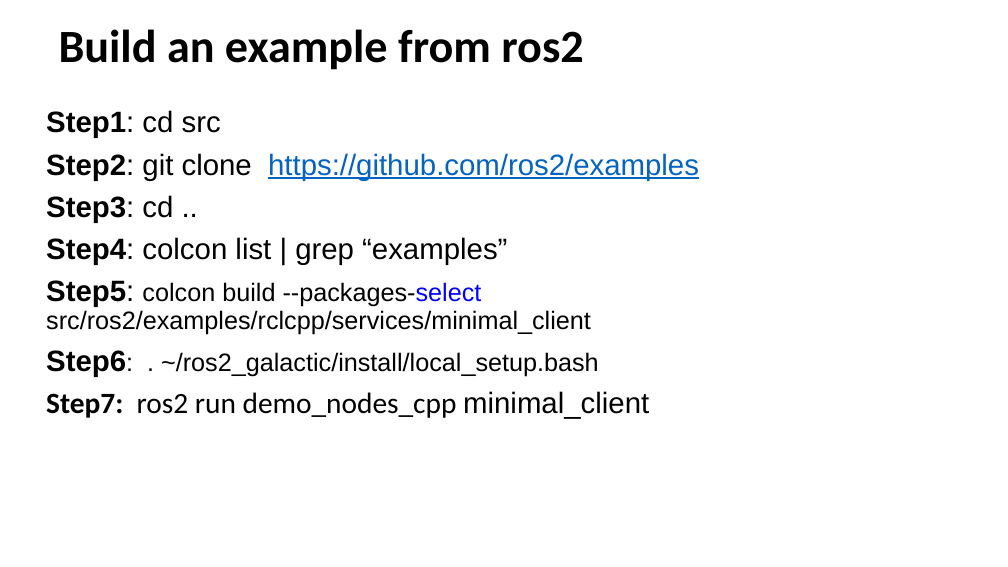
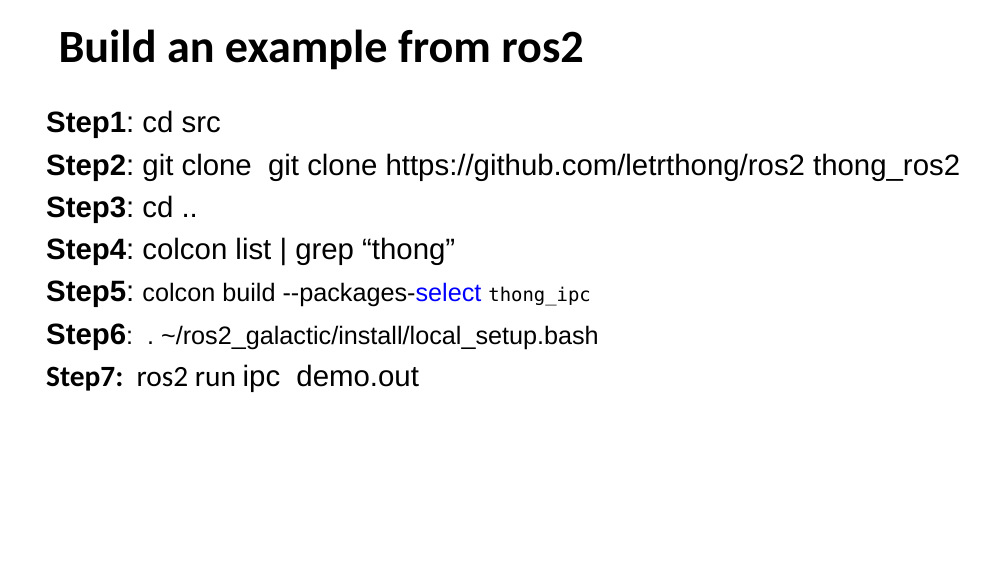
Before and after one commit to letrthong/ros2, a slide deck: slide 11 of ros2.pptx. Drawn at 1008x567 pixels with LibreOffice and Linux fonts; fonts in the diff are those of the drawing. Boxes give left, top, right and bottom in pixels: in the first picture for what was removed or moved away, otherwise in the second. Text is boxed around its words. In the diff, an @@ line names an element or a change of style, - is before the commit and + after.

Commit message:
build

```diff
--- a/ros2.pptx
+++ b/ros2.pptx
@@ text at [46, 153, 960, 180]: text changed; text colour #0563C1 to #000000 @@
-Step2: git clone https://github.com/ros2/examples
+Step2: git clone git clone https://github.com/letrthong/ros2 thong_ros2
@@ text at [46, 237, 590, 307]: text changed; size 24 to 28 pt @@
-Step4: colcon list | grep “examples”
-Step5: colcon build --packages-select src/ros2/examples/rclcpp/services/minimal_client
+Step4: colcon list | grep “thong”
+Step5: colcon build --packages-select thong_ipc
@@ text at [46, 364, 418, 392]: text changed @@
-Step7: ros2 run demo_nodes_cpp minimal_client
+Step7: ros2 run ipc demo.out
```
Also in this commit, not shown: 1 other slide changed, 1 slide added, 2 other files.
